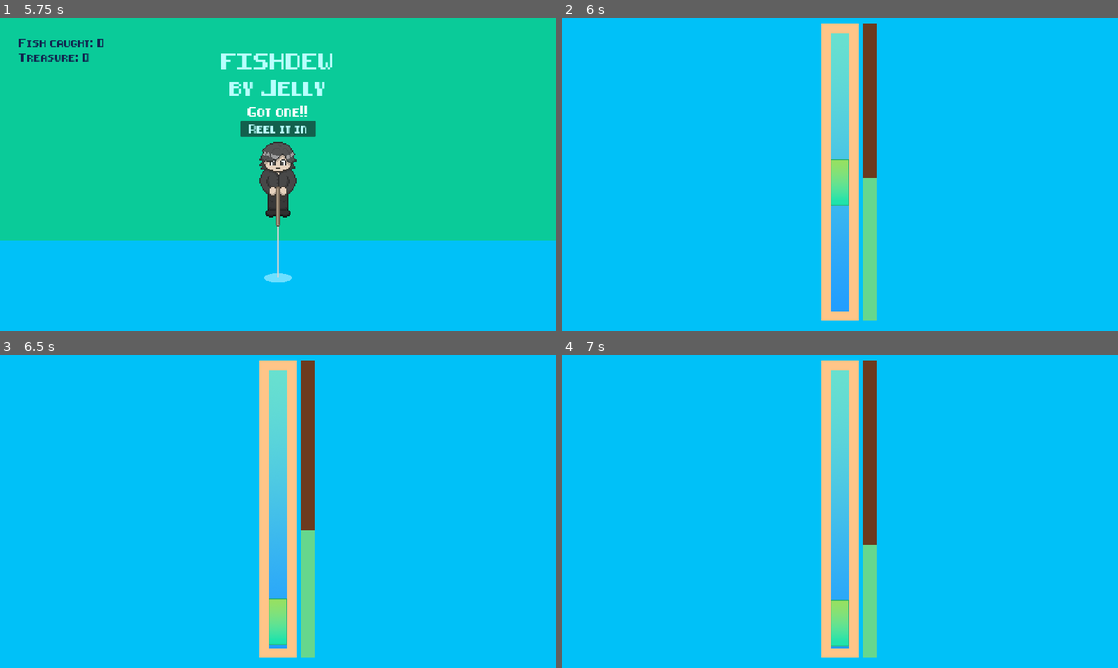
Above: before the commit, frames 1-4 (two rows, left to right).
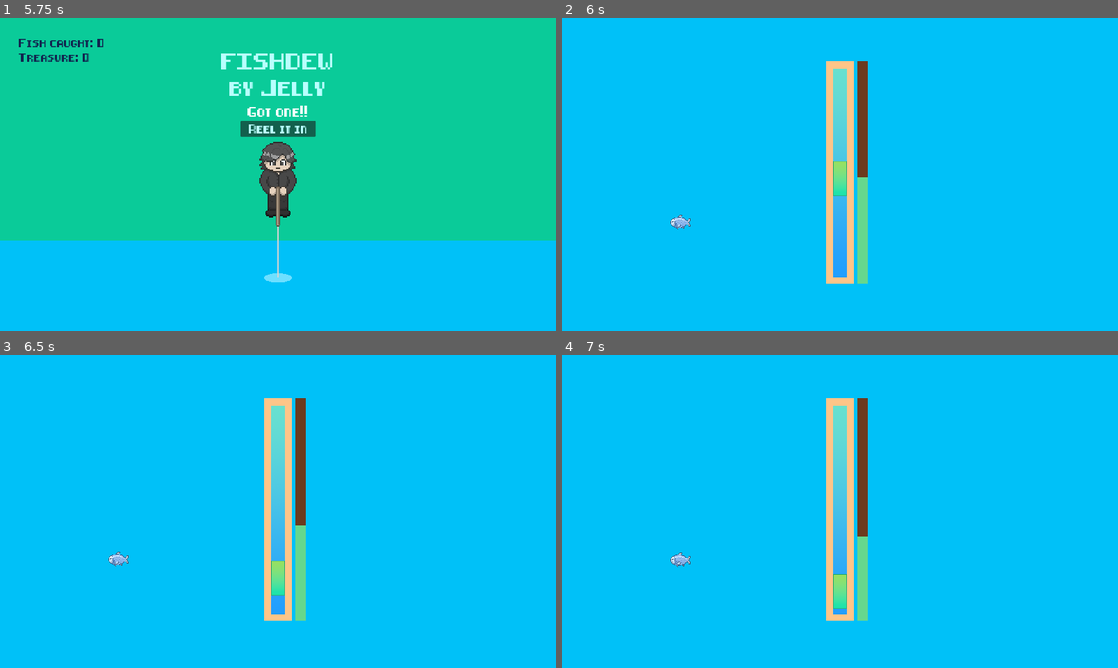
Above: after the commit, the same moments.

Repository: Anjellyrika/fishdew
Game: Godot game, scene res://src/main_scene.tscn
The game is run twice, just before and just after one commit, with the same random seed, the same clock (stepped at 60 frames per second) and the same inputs.
Inputs (mouse positions are in pixels of both pictures, inside the frame that each line leads up to):
- Up to frame 1 (5.75 s): tap Enter (ui_accept) at 0.5, 0.77, 1.25, 1.52, 2, 2.75, 3.02, 3.5, 3.77, 4.25, 4.52 s; move the mouse to (400, 158) at 0.52 s; hold Right (ui_right) 0.53-2.03 s; tap F every 0.75 s from 0.6 to 5.1 s; click (400, 158) at 0.67 s; move the mouse to (166, 190) at 1.27 s; move the mouse to (333, 105) at 2.02 s; hold Left (ui_left) 2.03-2.78 s; move the mouse to (250, 237) at 2.77 s; hold Right (ui_right) 2.78-4.28 s; click (250, 237) at 2.92 s; move the mouse to (444, 221) at 3.52 s; move the mouse to (111, 127) at 4.27 s; hold Left (ui_left) 4.28-5.03 s; move the mouse to (305, 174) at 5.02 s; hold Right (ui_right) from 5.03 s (still down); click (305, 174) at 5.17 s
- Up to frame 2 (6 s): release Right (ui_right) at 5.75 s; click "Reel it in" at 5.75 s
- Up to frame 3 (6.5 s): no input
- Up to frame 4 (7 s): move the mouse to (756, 433) at 6.52 s; hold Left (ui_left) from 6.53 s (still down); tap F at 6.6 s; tap Enter (ui_accept) at 6.77 s

Frame 1 is identical in both runs. In frame 2, 6.1% of the frame differs, in the area x 19-57%, y 1-97%; in frame 3, 6.3%; in frame 4, 6.2%.

Commit message:
refactor: resize fishing rod and bobber

Diff:
--- a/src/fishing_lvl/fishing_lvl.tscn
+++ b/src/fishing_lvl/fishing_lvl.tscn
@@ -32,6 +32,7 @@
 visible = false
 
 [node name="FishingRod" type="StaticBody2D" parent="."]
+scale = Vector2(1.5, 1.5)
 
 [node name="Rod" type="ColorRect" parent="FishingRod"]
 offset_left = -32.0
@@ -68,6 +69,7 @@
 
 [node name="Bobber" parent="." instance=ExtResource("4_r0ydv")]
 position = Vector2(0, -4)
+scale = Vector2(1.5, 1.5)
 
 [node name="Fish" parent="." instance=ExtResource("5_u6fi8")]
 position = Vector2(0, 40)
--- a/src/main_scene.gd
+++ b/src/main_scene.gd
@@ -24,7 +24,6 @@
 
 func unload_level():
 	if is_instance_valid(level_instance):
-		camera.zoom = Vector2(1,1)
 		level_instance.queue_free()
 	level_instance = null
 	state = Waiting
@@ -33,7 +32,6 @@
 func load_fish_level():
 	unload_level()
 	var level_resource = load("res://src/fishing_lvl/fishing_lvl.tscn")
-	camera.zoom = Vector2(2,2)
 	if level_resource:
 		level_instance = level_resource.instantiate()
 		add_child(level_instance)
